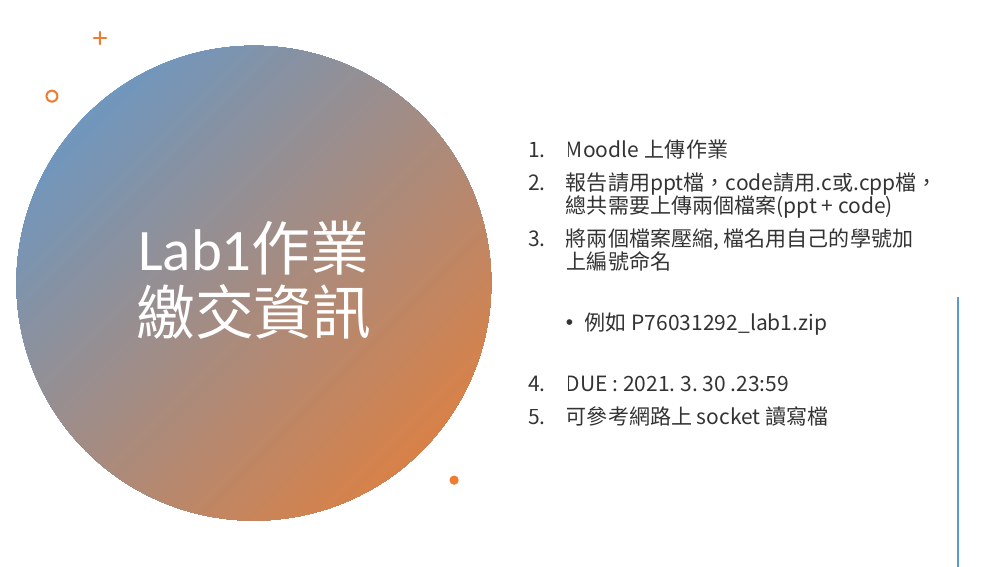
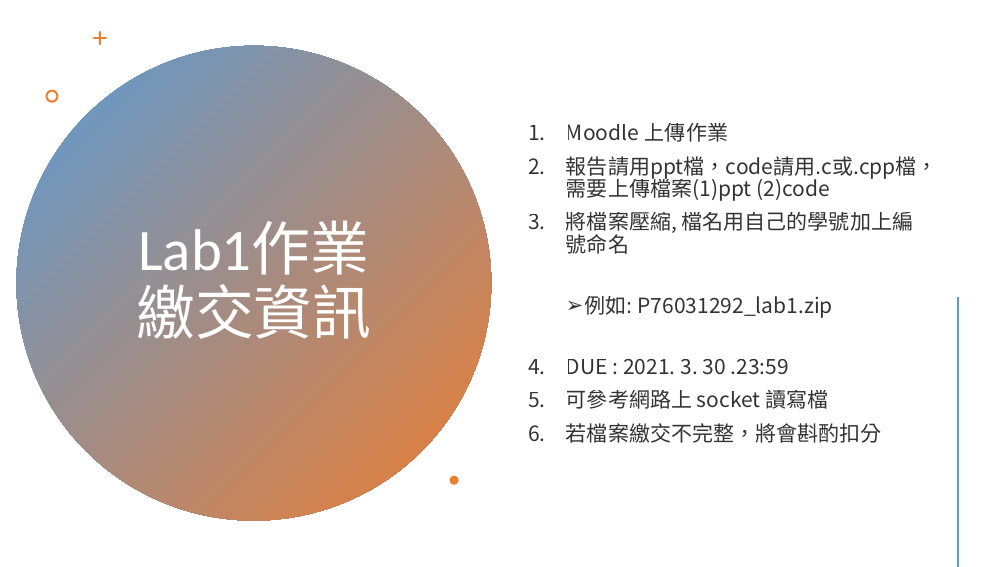
Before and after one commit to BebeShen/NCKU_Course-ComputerCommunication, a slide deck: slide 20 of LABs/lab1/Lab 1 Introduction.pptx (slide 16 before the commit). Drawn at 1008x567 pixels with LibreOffice and Linux fonts; fonts in the diff are those of the drawing. Boxes give left, top, right and bottom in pixels: in the first picture for what was removed or moved away, otherwise in the second. Text is boxed around its words. In the diff, an @@ line names an element or a change of style, - is before the commit and + after.

```diff
--- a/LABs/lab1/Lab 1 Introduction.pptx
+++ b/LABs/lab1/Lab 1 Introduction.pptx
@@ text at (566, 156, 938, 318): text changed @@
-2. 報告請用ppt檔，code請用.c或.cpp檔，總共需要上傳兩個檔案(ppt + code)
-3. 將兩個檔案壓縮, 檔名用自己的學號加上編號命名
-  • 例如 P76031292_lab1.zip
+2. 報告請用ppt檔，code請用.c或.cpp檔，需要上傳檔案(1)ppt (2)code
+3. 將檔案壓縮, 檔名用自己的學號加上編號命名
+  ➢ 例如: P76031292_lab1.zip
@@ text at (566, 423, 881, 443): paragraph added @@
+6. 若檔案繳交不完整，將會斟酌扣分
```
Also in this commit, not shown: 7 other slides changed, 7 slides added, 2 slides removed, 4 other files.
